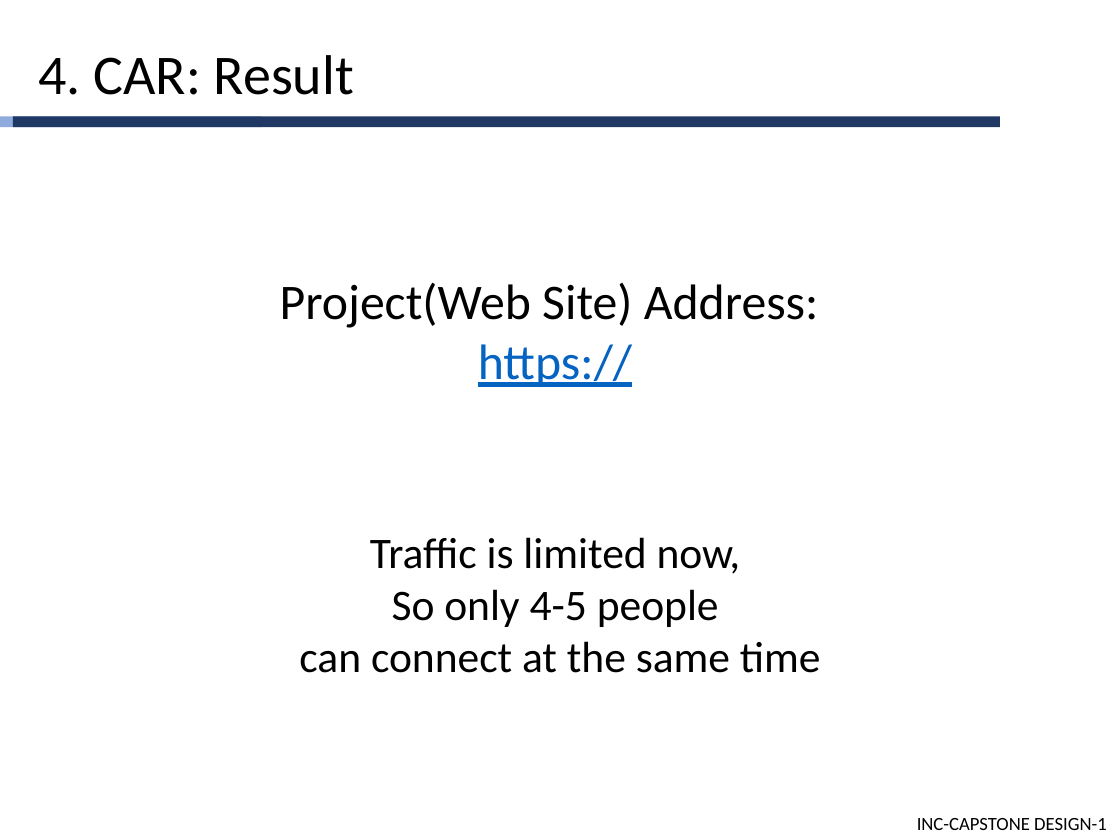
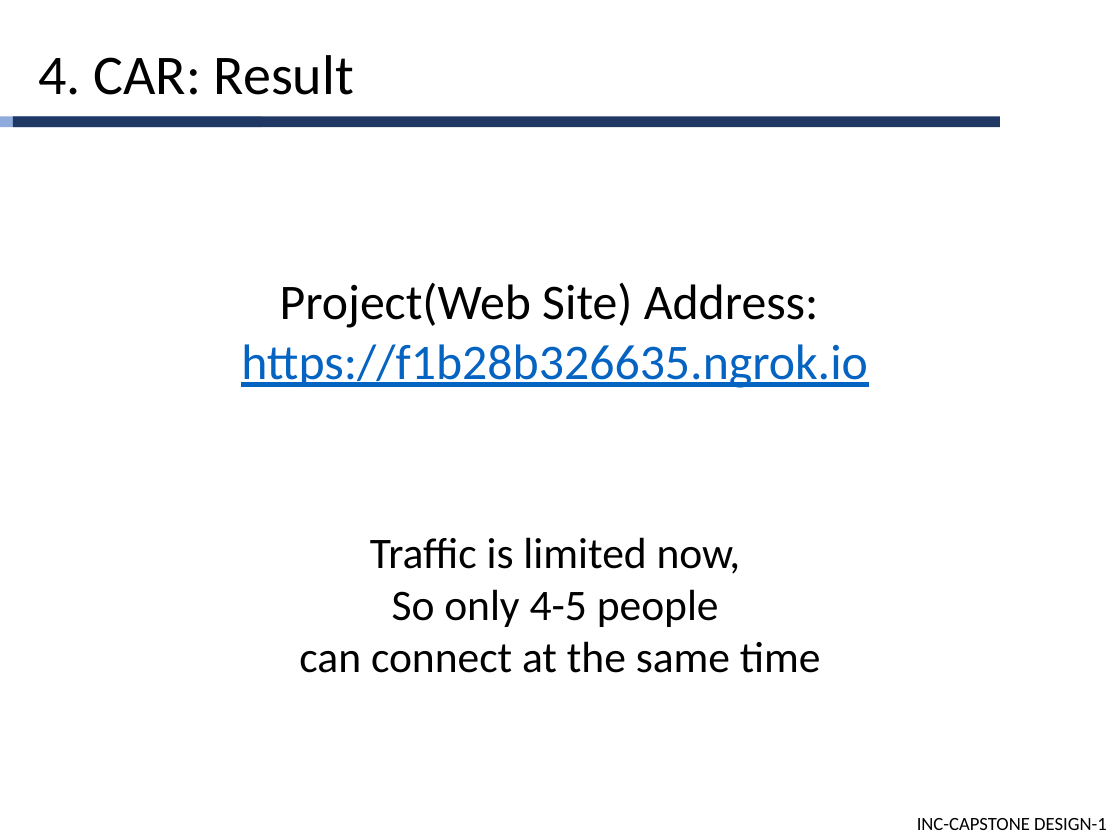
Before and after one commit to cutiecrab/CAR, a slide deck: slide 28 of 주차별 상세/최종보고/CAPSTONE PPT(FINAL).pptx. Drawn at 1120x840 pixels with LibreOffice and Linux fonts; fonts in the diff are those of the drawing. Boxes give left, top, right and bottom in pixels: in the first picture for what was removed or moved away, otherwise in the second. Text is boxed around its words. In the diff, an @@ line names an element or a change of style, - is before the commit and + after.

```diff
--- a/주차별 상세/최종보고/CAPSTONE PPT(FINAL).pptx
+++ b/주차별 상세/최종보고/CAPSTONE PPT(FINAL).pptx
@@ text "Project(Web Site) Address:": place and size @@
-text "Project(Web Site) Address:" at [280, 282, 819, 387]
+text "Project(Web Site) Address:" at [241, 282, 868, 388]
@@ text at [241, 344, 868, 388]: text changed @@
-https://
+https://f1b28b326635.ngrok.io
```
Also in this commit, not shown: 3 other slides changed.
